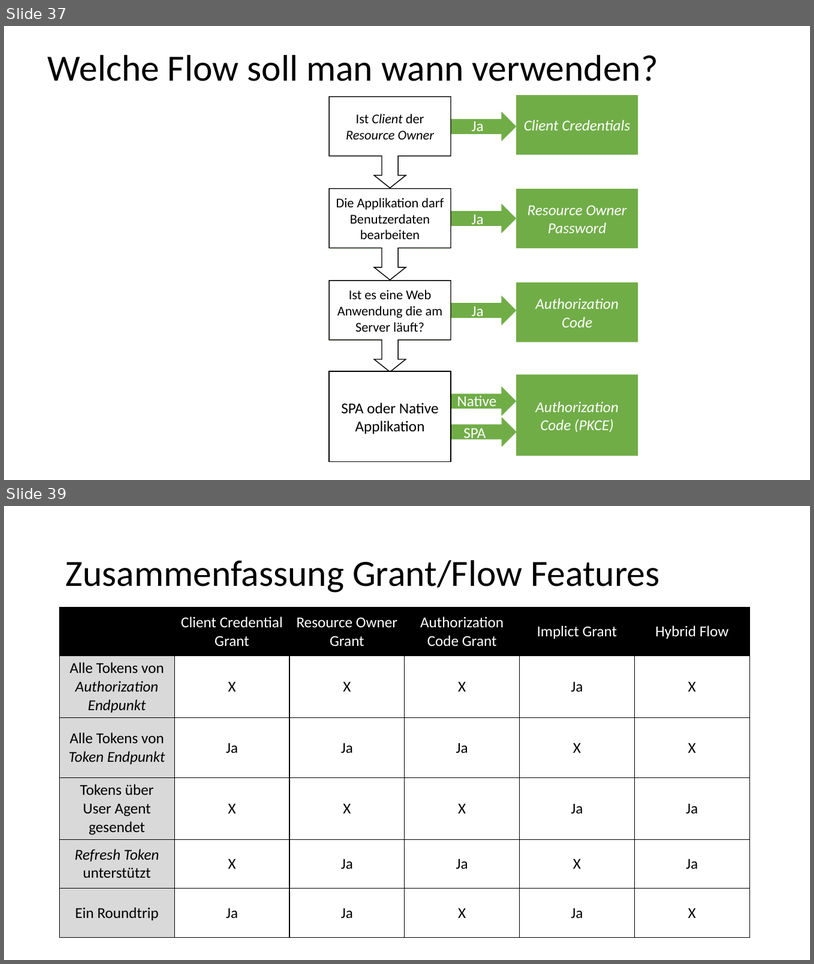
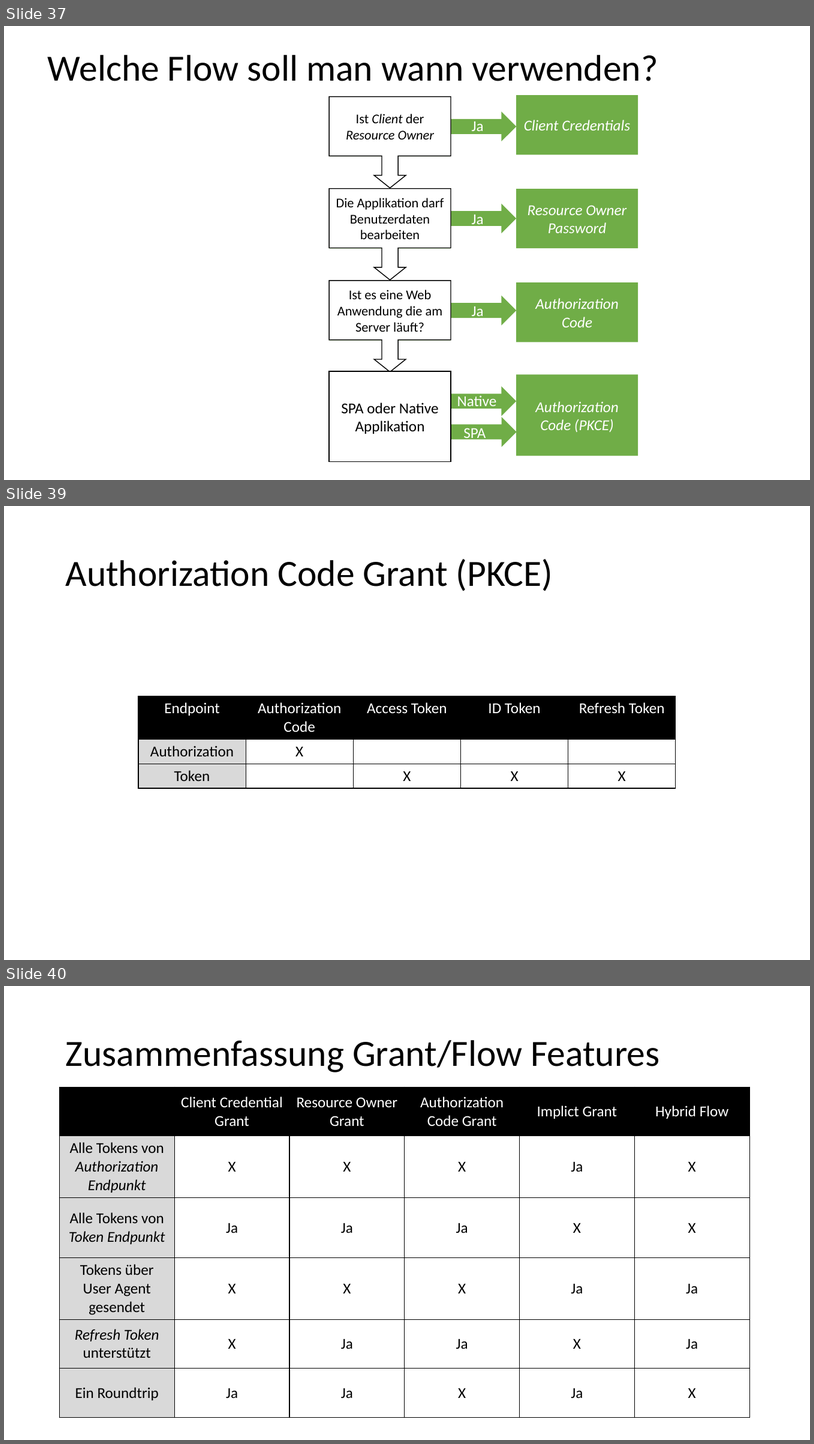
Before and after one commit to danielwagn3r/openid-workshop, a slide deck: OpenID & OAuth.pptx. Shown one above the other, each under a label of ours: slides 37 and 39 before the commit, slides 37, 39 and 40 after it; the slides between them are not shown. The pictures are 814x964 and 814x1444 pixels, drawn with LibreOffice and Linux fonts; fonts in the diff are those of the drawing. Boxes give left, top, right and bottom in pixels: in the first picture for what was removed or moved away, otherwise in the second. Text is boxed around its words. In the diff, an @@ line names an element or a change of style, - is before the commit and + after.

Commit message:
Minor slide fixes.
- added code/token usage information for authorization code w/ pkce flow
- changed when to use which flow info

```diff
--- a/OpenID & OAuth.pptx
+++ b/OpenID & OAuth.pptx
@@ slide 39 added at [4,506,810,960], background #FFFFFF @@
@@ title added at [65,559,554,591], 44 pt, text #000000 @@
+Authorization Code Grant (PKCE)
@@ table added at [138,696,677,787], 3 rows, 5 columns @@
+Endpoint | Authorization Code | Access Token | ID Token | Refresh Token
+Authorization | X |  |  | 
+Token |  | X | X | X
@@ what was slide 39 is now slide 40 @@
```
Also in this commit, not shown: 13 slides changed.
